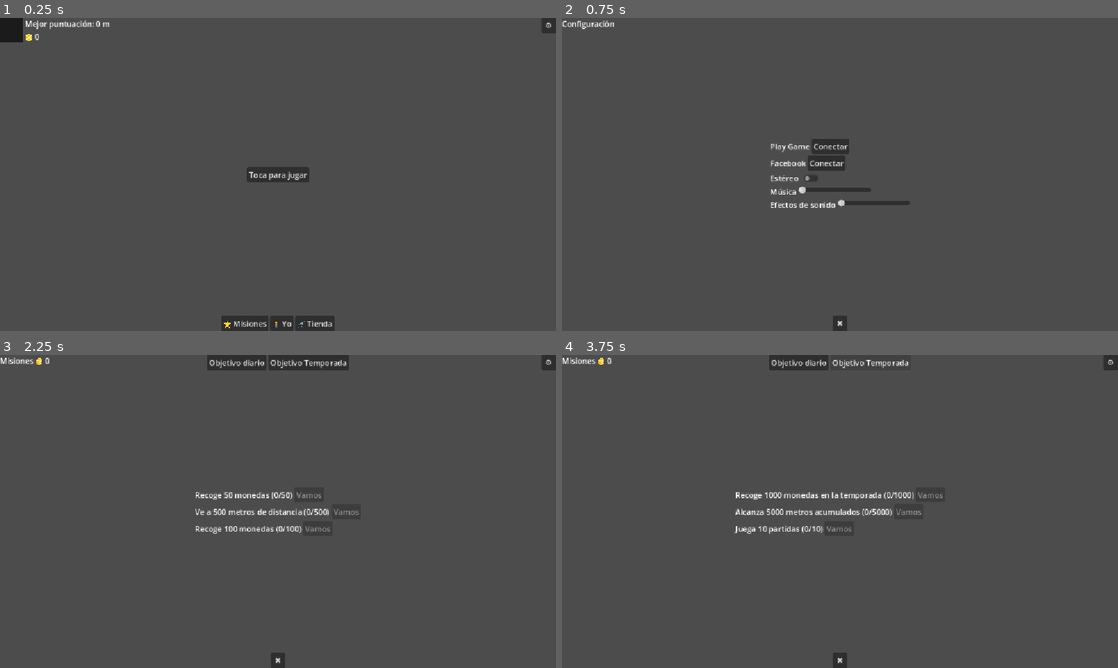
Above: before the commit, frames 1-4 (two rows, left to right).
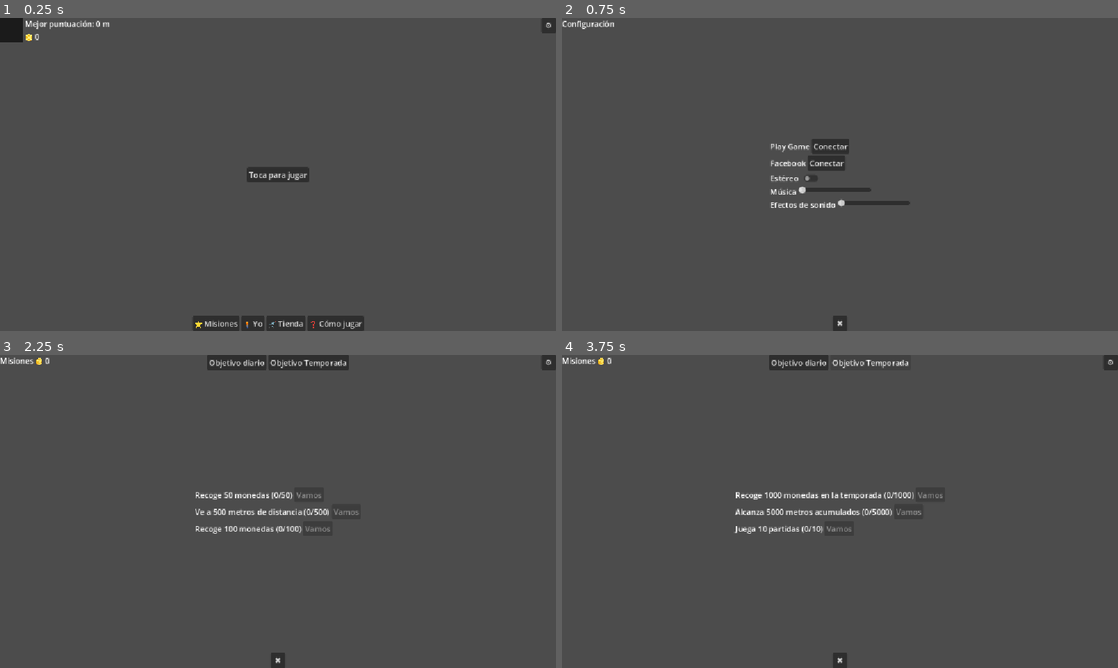
Above: after the commit, the same moments.

Repository: iandifilippo/NeXus-Subway-Surfers
Game: Godot game, scene res://scenes/ui/main_menu.tscn
Same seed, same stepped clock (60 frames per second), same inputs: the game is played once before the commit and once after it.
Inputs:
- Up to frame 1 (0.25 s): no input
- Up to frame 2 (0.75 s): click "⚙️" at 0.5 s
- Up to frame 3 (2.25 s): click "✖️" at 1.25 s; click "⭐ Misiones" at 2 s
- Up to frame 4 (3.75 s): click "Objetivo diario" at 2.75 s; click "Objetivo Temporada" at 3.5 s

The runs differ from the first frame. In frame 1, 0.7% of the frame differs, in the area x 34-66%, y 95-100%; in frame 2, nothing differs; in frame 3, less than 0.1%; in frame 4, nothing differs.

Commit message:
Pantalla de tutorial con los controles del juego
Agrega un quinto acceso en el menú principal ("❓ Cómo jugar") que abre una pantalla con la lista de controles del juego (moverse, saltar, rodar, pausar), leídos directamente del Input Map del proyecto:

← / A — Moverse a la izquierda
→ / D — Moverse a la derecha
↑ / W — Saltar
↓ / S — Rodar / agacharse
P — Pausar el juego

Es contenido fijo (no dinámico), consistente con el resto del menú.

Diff:
--- a/scenes/ui/main_menu.gd
+++ b/scenes/ui/main_menu.gd
@@ -1,23 +1,27 @@
 ## Menú principal del juego. Tiene una vista de inicio (HomeView) y
-## cuatro paneles a pantalla completa (Misiones, Yo, Tienda,
-## Configuración) que se muestran uno a la vez, nunca superpuestos.
+## cinco paneles a pantalla completa (Misiones, Yo, Tienda,
+## Configuración, Cómo jugar) que se muestran uno a la vez, nunca
+## superpuestos.
 ##
-## Misiones, Yo y Tienda ya tienen su contenido final (con datos y
+## Misiones, Yo y Tienda tienen su contenido final (con datos y
 ## economía simplificados, sin sistemas reales detrás). Configuración
-## todavía es un placeholder.
+## es un placeholder puramente visual. Cómo jugar es una lista fija de
+## controles del juego.
 extends Control
 
-## Referencia a las 5 "vistas" posibles. show_only() se encarga de que
+## Referencia a las 6 "vistas" posibles. show_only() se encarga de que
 ## solo una esté visible a la vez.
 @onready var home_view: Control = $HomeView
 @onready var missions_panel: Control = $MissionsPanel
 @onready var me_panel: Control = $MePanel
 @onready var store_panel: Control = $StorePanel
 @onready var config_panel: Control = $ConfigPanel
+@onready var tutorial_panel: Control = $TutorialPanel
 
 ## Etiquetas de récord y monedas. El récord solo existe en Home; las
-## monedas se repiten en Home, Misiones, Yo y Tienda (Configuración no
-## las necesita), así que se actualizan todas juntas en un array.
+## monedas se repiten en Home, Misiones, Yo y Tienda (Configuración y
+## Cómo jugar no las necesitan), así que se actualizan todas juntas en
+## un array.
 @onready var record_label: Label = $HomeView/AvatarRecord/InfoBox/RecordLabel
 @onready var coin_labels: Array[Label] = [
 	$HomeView/AvatarRecord/InfoBox/CoinLabel,
@@ -61,18 +65,22 @@
 	$HomeView/BottomIcons/MissionsButton.pressed.connect(_on_missions_pressed)
 	$HomeView/BottomIcons/MeButton.pressed.connect(_on_me_pressed)
 	$HomeView/BottomIcons/StoreButton.pressed.connect(_on_store_pressed)
-
-	# Cada panel (menos Configuración) tiene su propio botón de
-	# engranaje: los tres llevan al mismo sitio, por eso reutilizan
-	# _on_settings_pressed en vez de tener una función cada uno.
+	$HomeView/BottomIcons/TutorialButton.pressed.connect(_on_tutorial_pressed)
+
+	# Cada panel (menos Configuración y Cómo jugar) tiene su propio
+	# botón de engranaje: los tres llevan al mismo sitio, por eso
+	# reutilizan _on_settings_pressed en vez de tener una función cada
+	# uno.
 	$MissionsPanel/SettingsButton.pressed.connect(_on_settings_pressed)
 	$MePanel/SettingsButton.pressed.connect(_on_settings_pressed)
 	$StorePanel/SettingsButton.pressed.connect(_on_settings_pressed)
 
-	# Las X de Misiones, Yo y Tienda siempre vuelven al inicio.
+	# Las X de Misiones, Yo, Tienda y Cómo jugar siempre vuelven al
+	# inicio.
 	$MissionsPanel/CloseButton.pressed.connect(_on_close_pressed)
 	$MePanel/CloseButton.pressed.connect(_on_close_pressed)
 	$StorePanel/CloseButton.pressed.connect(_on_close_pressed)
+	$TutorialPanel/CloseButton.pressed.connect(_on_close_pressed)
 	# La X de Configuración es distinta: vuelve a "previous_view", no
 	# siempre al inicio.
 	$ConfigPanel/CloseButton.pressed.connect(_on_config_close_pressed)
@@ -90,7 +98,7 @@
 	show_only(home_view)
 
 
-## Cuál de los 4 paneles (o Home) está visible ahora mismo. Se usa para
+## Cuál de las 5 vistas (o Home) está visible ahora mismo. Se usa para
 ## recordar de dónde venía el jugador antes de abrir Configuración.
 func get_current_view() -> Control:
 	if missions_panel.visible:
@@ -99,6 +107,8 @@
 		return me_panel
 	if store_panel.visible:
 		return store_panel
+	if tutorial_panel.visible:
+		return tutorial_panel
 	return home_view
 
 
@@ -119,7 +129,7 @@
 	free_gift_button.disabled = GameData.daily_gift_claimed
 
 
-## Muestra únicamente la vista indicada y oculta las otras cuatro.
+## Muestra únicamente la vista indicada y oculta las otras cinco.
 func show_only(view: Control) -> void:
 	refresh_labels()
 	if view == store_panel:
@@ -129,6 +139,7 @@
 	me_panel.visible = (view == me_panel)
 	store_panel.visible = (view == store_panel)
 	config_panel.visible = (view == config_panel)
+	tutorial_panel.visible = (view == tutorial_panel)
 
 
 ## Botón "Toca para jugar": carga la escena de la partida.
@@ -155,7 +166,12 @@
 	show_only(store_panel)
 
 
-## X de Misiones, Yo y Tienda: siempre vuelve al inicio.
+## Botón "❓ Cómo jugar": muestra la lista de controles.
+func _on_tutorial_pressed() -> void:
+	show_only(tutorial_panel)
+
+
+## X de Misiones, Yo, Tienda y Cómo jugar: siempre vuelve al inicio.
 func _on_close_pressed() -> void:
 	show_only(home_view)
 
--- a/scenes/ui/main_menu.tscn
+++ b/scenes/ui/main_menu.tscn
@@ -97,6 +97,10 @@
 layout_mode = 2
 text = "🛒 Tienda"
 
+[node name="TutorialButton" type="Button" parent="HomeView/BottomIcons" unique_id=1253783499]
+layout_mode = 2
+text = "❓ Cómo jugar"
+
 [node name="MissionsPanel" type="Control" parent="." unique_id=1210552001]
 visible = false
 layout_mode = 1
@@ -588,3 +592,110 @@
 [node name="SfxSlider" type="HSlider" parent="ConfigPanel/SettingsBox/SfxRow" unique_id=1086523532]
 custom_minimum_size = Vector2(150, 0)
 layout_mode = 2
+
+[node name="TutorialPanel" type="Control" parent="." unique_id=624952331]
+layout_mode = 1
+anchors_preset = 15
+anchor_right = 1.0
+anchor_bottom = 1.0
+grow_horizontal = 2
+grow_vertical = 2
+
+[node name="ColorRect" type="ColorRect" parent="TutorialPanel" unique_id=1674816263]
+layout_mode = 0
+offset_right = 40.0
+offset_bottom = 40.0
+color = Color(0, 0, 0, 0.003921569)
+
+[node name="Header" type="HBoxContainer" parent="TutorialPanel" unique_id=2033652984]
+layout_mode = 1
+anchors_preset = 10
+anchor_right = 1.0
+grow_horizontal = 2
+
+[node name="TitleLabel" type="Label" parent="TutorialPanel/Header" unique_id=708570001]
+layout_mode = 2
+text = "Cómo jugar"
+
+[node name="CloseButton" type="Button" parent="TutorialPanel" unique_id=243443968]
+layout_mode = 1
+anchors_preset = 7
+anchor_left = 0.5
+anchor_top = 1.0
+anchor_right = 0.5
+anchor_bottom = 1.0
+offset_left = -15.0
+offset_top = -31.0
+offset_right = 15.0
+grow_horizontal = 2
+grow_vertical = 0
+text = "✖️"
+
+[node name="ControlsList" type="VBoxContainer" parent="TutorialPanel" unique_id=290086117]
+layout_mode = 1
+anchors_preset = 8
+anchor_left = 0.5
+anchor_top = 0.5
+anchor_right = 0.5
+anchor_bottom = 0.5
+offset_left = -20.0
+offset_top = -20.0
+offset_right = 20.0
+offset_bottom = 20.0
+grow_horizontal = 2
+grow_vertical = 2
+
+[node name="ControlRow1" type="HBoxContainer" parent="TutorialPanel/ControlsList" unique_id=497217138]
+layout_mode = 2
+
+[node name="KeyLabel" type="Label" parent="TutorialPanel/ControlsList/ControlRow1" unique_id=1445400935]
+layout_mode = 2
+text = "← / A"
+
+[node name="ActionLabel" type="Label" parent="TutorialPanel/ControlsList/ControlRow1" unique_id=570656651]
+layout_mode = 2
+text = "Moverse a la izquierda"
+
+[node name="ControlRow2" type="HBoxContainer" parent="TutorialPanel/ControlsList" unique_id=1907006193]
+layout_mode = 2
+
+[node name="KeyLabel" type="Label" parent="TutorialPanel/ControlsList/ControlRow2" unique_id=1499194201]
+layout_mode = 2
+text = "→ / D"
+
+[node name="ActionLabel" type="Label" parent="TutorialPanel/ControlsList/ControlRow2" unique_id=2023889585]
+layout_mode = 2
+text = "Moverse a la derecha"
+
+[node name="ControlRow3" type="HBoxContainer" parent="TutorialPanel/ControlsList" unique_id=2097553591]
+layout_mode = 2
+
+[node name="KeyLabel" type="Label" parent="TutorialPanel/ControlsList/ControlRow3" unique_id=2008844090]
+layout_mode = 2
+text = "↑ / W"
+
+[node name="ActionLabel" type="Label" parent="TutorialPanel/ControlsList/ControlRow3" unique_id=1723195750]
+layout_mode = 2
+text = "Saltar"
+
+[node name="ControlRow4" type="HBoxContainer" parent="TutorialPanel/ControlsList" unique_id=1979004732]
+layout_mode = 2
+
+[node name="KeyLabel" type="Label" parent="TutorialPanel/ControlsList/ControlRow4" unique_id=3212961]
+layout_mode = 2
+text = "↓ / S"
+
+[node name="ActionLabel" type="Label" parent="TutorialPanel/ControlsList/ControlRow4" unique_id=578195395]
+layout_mode = 2
+text = "Rodar / agacharse"
+
+[node name="ControlRow5" type="HBoxContainer" parent="TutorialPanel/ControlsList" unique_id=593457946]
+layout_mode = 2
+
+[node name="KeyLabel" type="Label" parent="TutorialPanel/ControlsList/ControlRow5" unique_id=274487090]
+layout_mode = 2
+text = "	P"
+
+[node name="ActionLabel" type="Label" parent="TutorialPanel/ControlsList/ControlRow5" unique_id=1047410389]
+layout_mode = 2
+text = "Pausar el juego"
